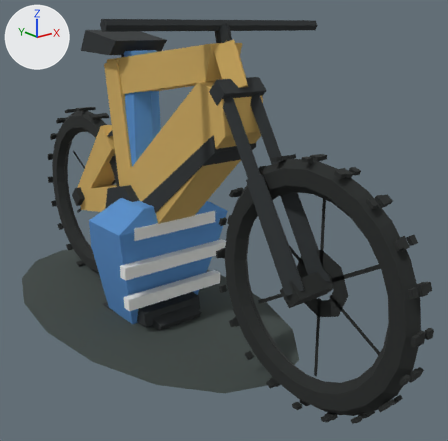
The glTF model contrib/workout-game-assets/generated/WG_RiderBike.glb: old version first, new version second.
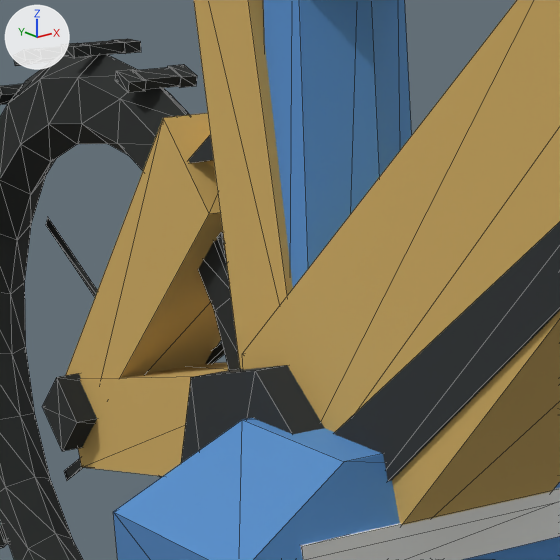
Old and new are each drawn whole from a 50 mm camera at (-1.198, -1.973, 1.083) aimed at (0.123, -0.323, 0.423) and again close up on the part from 14% to 44% of the width and 22% to 53% of the height. Every picture has the same lights, and +X, +Y and +Z are marked at upper left. The last two pictures show the newer version. The close-ups show mesh edges as thin lines. Where no turn or scale is listed for an object, it has been applied to the vertices. Vertices at exactly the same position are counted once.

In view in the first close-up: 'GEO_BikeComponents_LOD0', 'GEO_JerseyAccent_LOD0', 'GEO_Limb_LOD0', 'GEO_MainFrame_LOD0', 'GEO_RearWheel_LOD0', 'GEO_Swingarm_LOD0', 'GEO_Torso_LOD0' and 1 more.
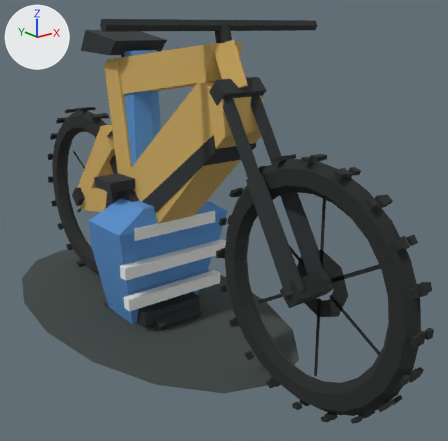
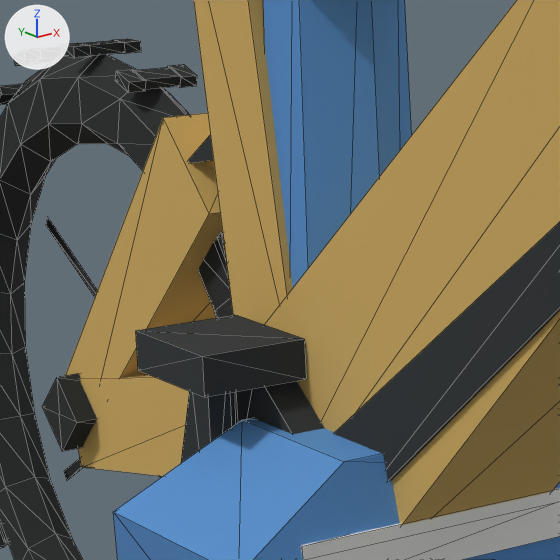
Changed parts and their boxes (x1, y1, x2, y2) in the close-ups (560 x 560 px; the box of a moved part takes in the faces that stretch with it):
'GEO_Crank_LOD0', reshaped (not visible before): after (136, 315, 306, 442)
part 1 of me_geo_crank_lod0, moved or reshaped (not visible before): after (208, 392, 238, 442)
part 2 of me_geo_crank_lod0, added: after (136, 315, 306, 397)

Patch to the scene script:
```diff
--- a/contrib/workout-game-assets/generated/WG_RiderBike.glb.py
+++ b/contrib/workout-game-assets/generated/WG_RiderBike.glb.py
@@ me_geo_crank_lod0 @@
 # used by ob_geo_crank_lod0; location = (0.0, 0.0, 0.0)
-me_geo_crank_lod0.from_pydata(...)  # 44 vertices, 56 faces; spans x -0.18..0.18, y -0.085..0.085, z 0.218..0.538
+me_geo_crank_lod0.from_pydata(...)  # 70 vertices, 96 faces; spans x -0.18..0.18, y -0.085..0.085, z 0.199..0.555
+# me_geo_crank_lod0 part 1: the loose piece of 10 vertices spanning x -0.012..0.012, y -0.012..0.012, z 0.218..0.538 is scaled about its middle by (1.17, 1.17, 0.5), then moved by (-0.13, 0.0, 0.08)
+# me_geo_crank_lod0 part 2: a new loose piece, a box spanning x -0.18..-0.08, y -0.06..0.06, z 0.52..0.555, in mat_mat_component_black (dark grey #2c3032)
+# other edits to the shape of me_geo_crank_lod0 do not show in these pictures
 me_geo_crank_lod0.materials.append(mat_mat_component_black)
```
